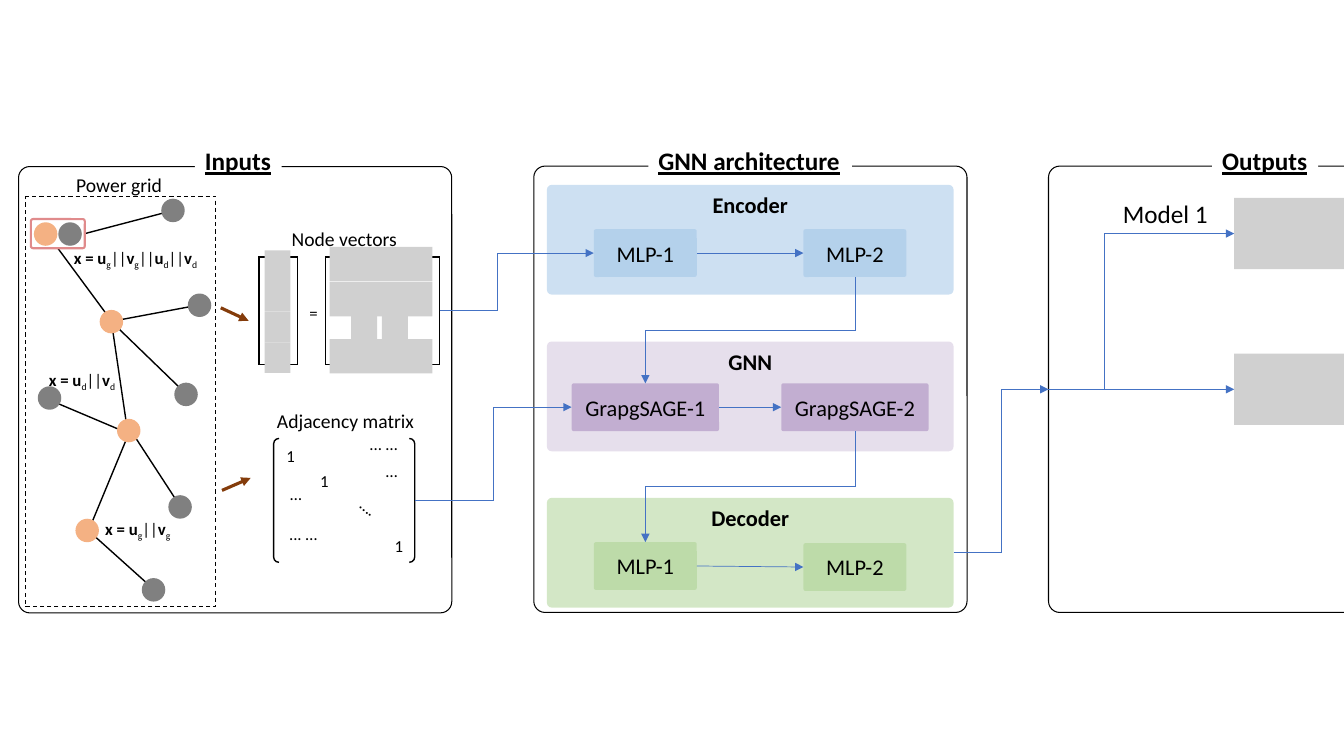
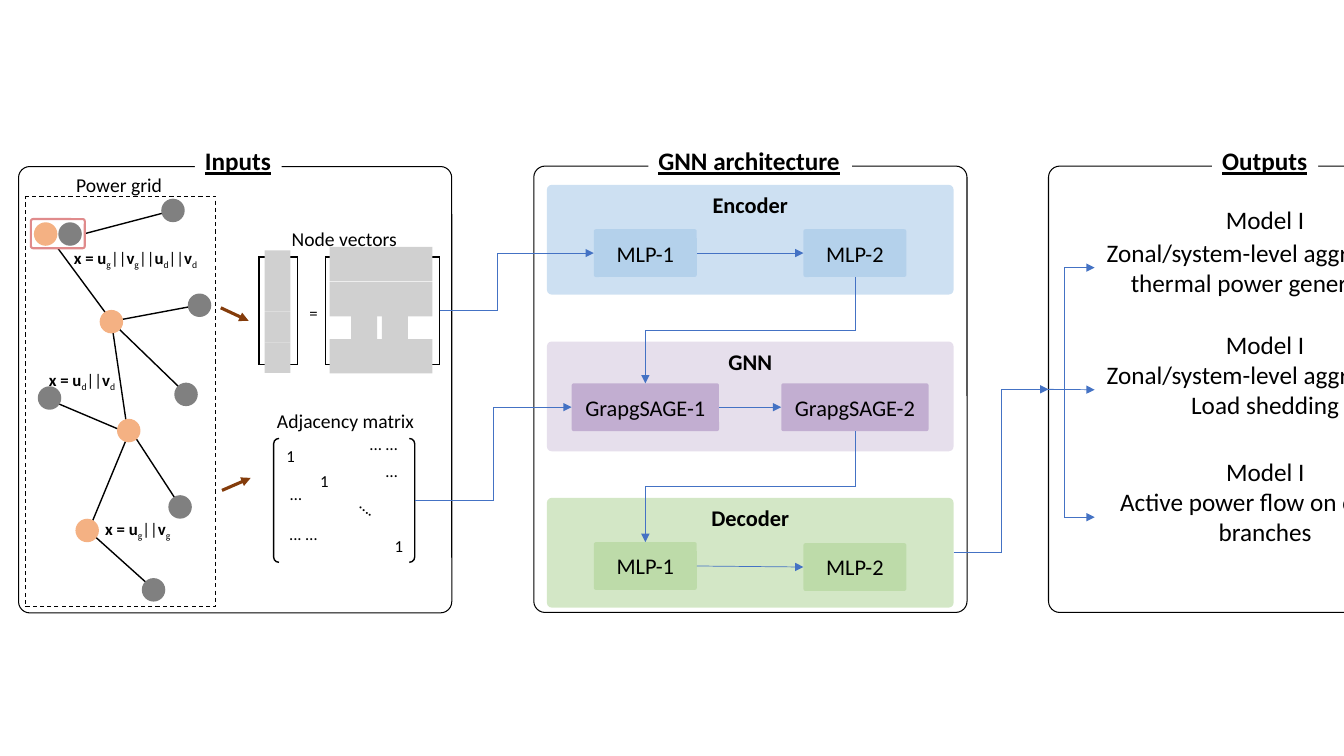
Before and after one commit to yadong-zhang/GNN_SCUC, a slide deck: slide 22 of submission/figures/figs.pptx. Drawn at 1344x756 pixels with LibreOffice and Linux fonts; fonts in the diff are those of the drawing; grey boxes stand for pictures. Boxes give left, top, right and bottom in pixels: in the first picture for what was removed or moved away, otherwise in the second. Text is boxed around its words. In the diff, an @@ line names an element or a change of style, - is before the commit and + after.

Commit message:
Add new figures

```diff
--- a/submission/figures/figs.pptx
+++ b/submission/figures/figs.pptx
@@ picture removed at [1234, 198, 1344, 269] @@
@@ text at [1226, 211, 1304, 229]: text changed @@
-Model 1
+Model I
@@ elbow arrow moved from (1049, 389) - (1234, 234) to (1049, 389) - (1095, 267) @@
@@ text added at [1107, 244, 1298, 296], 18 pt, text #000000 @@
+Zonal/system-level aggregated
+thermal power generation
@@ text added at [1226, 336, 1304, 354], 18 pt, text #000000 @@
+Model I
@@ picture removed at [1234, 354, 1344, 425] @@
@@ arrow moved from (1049, 389) - (1234, 389) to (1049, 389) - (1095, 390) @@
@@ elbow arrow added from (1049, 389) to (1095, 517), #4472C4 0.5 pt @@
@@ text added at [1107, 366, 1339, 419], 18 pt, text #000000 @@
+Zonal/system-level aggregated
+Load shedding
@@ text added at [1226, 463, 1304, 481], 18 pt, text #000000 @@
+Model I
@@ text added at [1120, 493, 1336, 542], 18 pt, text #000000 @@
+Active power flow on critical branches
```
